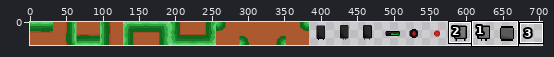
File history of a sprite sheet, Images/Sprites.png. Above, an overview of the earlier version with the close-up marked.
Close-up. The starting point:
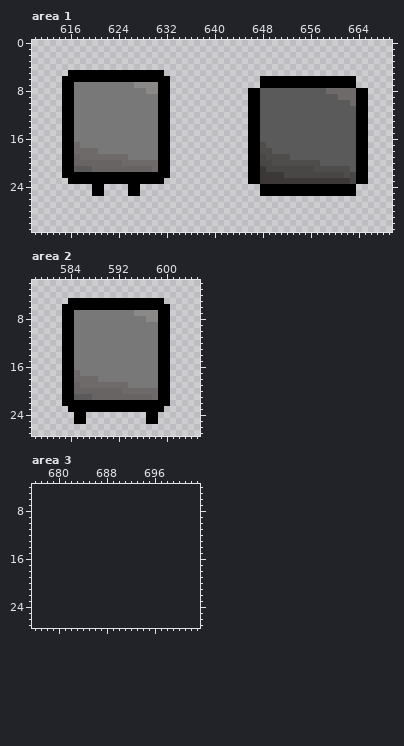
The file is 672x32 pixels. Colours within 5 levels of each other are drawn and written as one. Shown: area 1: x 610..669, y 0..31; area 2: x 578..605, y 2..27; area 3: x 676..703, y 4..27. The old version is drawn lined up with the new one, on the new canvas.
After:
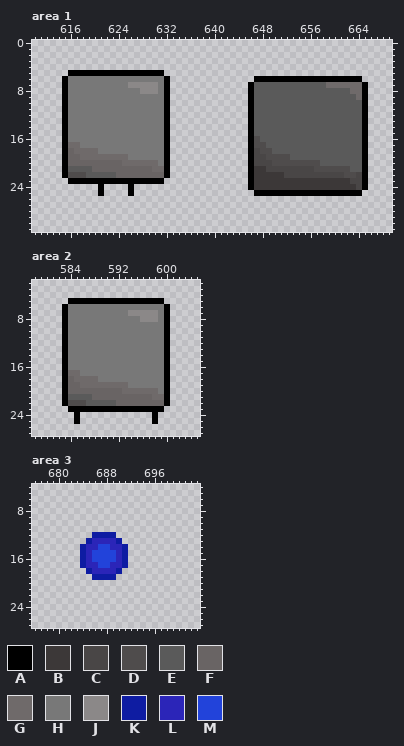
Palette (. is transparent): A #000000  B #3c3838  C #494646  D #4f4c4c  E #5a5a5a  F #696464  G #6f6a6a  H #787878  J #8b8888  K #0e1ca2  L #2b25b8  M #2243da
The exact change:
canvas 672x32 -> 704x32
Changed rows in their new state; - is an unchanged pixel.
Area 1:
first column x 616:
 6 HHHHHHHHHHHHHHHH---------------A----------------A-
 7 H---------J----H--------------AEEEEEEEEEEEEGGGGGGA
 8 H-----------J--H---------------E-----------EEEE-G-
 9 H--------------H---------------E-------------EEEG-
10 H--------------H---------------E---------------EE-
11 H--------------H---------------E----------------E-
12 H--------------H---------------E----------------E-
13 H--------------H---------------E----------------E-
14 H--------------H---------------E----------------E-
15 H--------------H---------------E----------------E-
16 H--------------H---------------D----------------E-
17 G--------------H---------------D----------------E-
18 F--------------H---------------C----------------E-
19 F--------------H---------------C----------------E-
20 F--------------H---------------C----------------E-
21 E--------------G---------------B----------------E-
22 DDDEEEEEFFFFFFFF---------------B---------------DC-
23 -------------------------------B----------------C-
24 ----.------.------------------ABBBBBBBBBBBBBBBBBCA
25 ----.------.-------------------A----------------A-
Area 2:
first column x 584:
 6 HHHHHHHHHHHHHHHH
 7 H---------J----H
 8 H-----------J--H
 9 H--------------H
10 H--------------H
11 H--------------H
12 H--------------H
13 H--------------H
14 H--------------H
15 H--------------H
16 H--------------H
17 G--------------H
18 F--------------H
19 F--------------H
20 F--------------H
21 E--------------G
22 DDDEEEEEFFFFFFFF
24 --.----------.--
25 --.----------.--
Area 3:
first column x 684:
12 --KKKK--
13 -KLLLLK-
14 KLLMMLLK
15 KLMMMMLK
16 KLMMMMLK
17 KLLMMLLK
18 -KLLLLK-
19 --KKKK--
Boxes around the changes in both close-ups, in picture pixels (x1, y1, x2, y2):
changed: (68, 76, 164, 196)
changed: (248, 76, 368, 196)
changed: (68, 304, 164, 424)
added: (80, 532, 128, 580)
